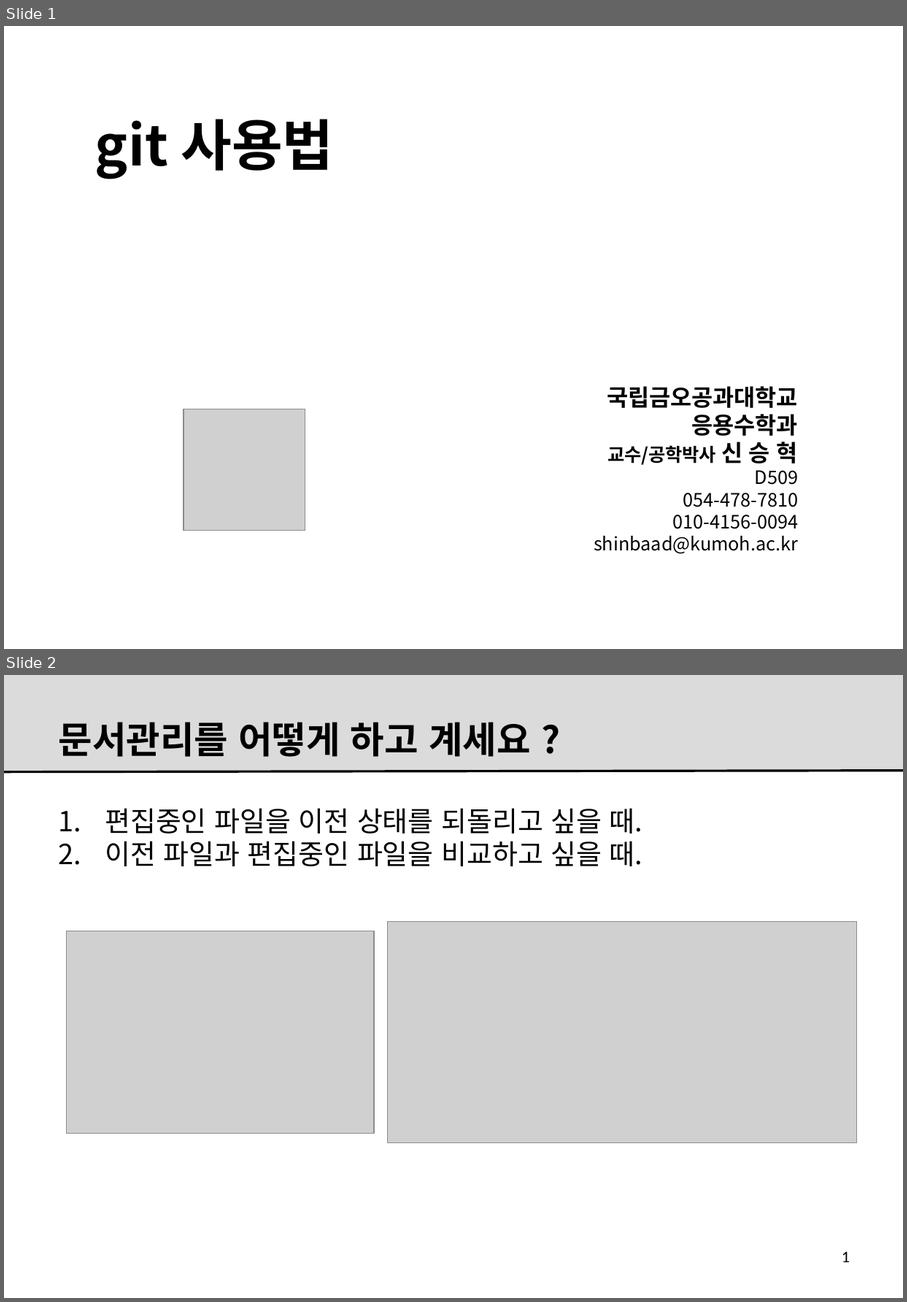
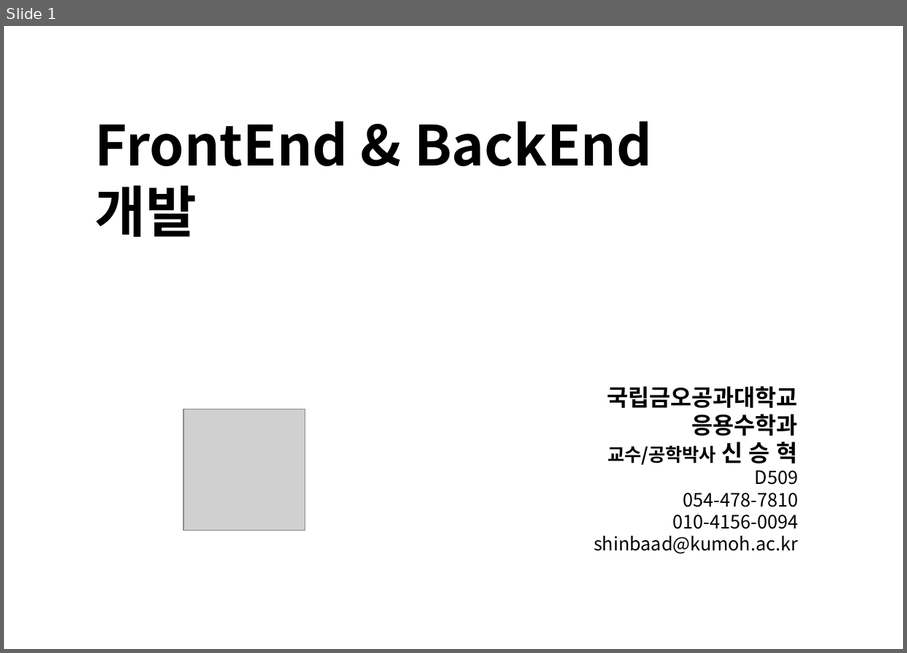
Before and after one commit to kitdvl/CodeX, a slide deck: Lectures/0002.FE.vs.BE.pptx. Shown one above the other, each under a label of ours: slides 1 and 2 before the commit, slide 1 after it. The pictures are 907x1302 and 907x653 pixels, drawn with LibreOffice and Linux fonts; fonts in the diff are those of the drawing; grey boxes stand for pictures; background and template pictures are left out. Boxes give left, top, right and bottom in pixels: in the first picture for what was removed or moved away, otherwise in the second. Text is boxed around its words. In the diff, an @@ line names an element or a change of style, - is before the commit and + after.

```diff
--- a/Lectures/0002.FE.vs.BE.pptx
+++ b/Lectures/0002.FE.vs.BE.pptx
@@ slide 2 removed at bbox=[4, 675, 903, 1298], background #FFFFFF @@
@@ rectangle removed at bbox=[4, 675, 903, 772] @@
@@ title removed at bbox=[59, 722, 531, 757] @@
-문서관리를 어떻게 하고 계세요 ?
@@ line removed from (4, 772) to (903, 771) @@
@@ text removed at bbox=[105, 808, 643, 866] @@
-1. 편집중인 파일을 이전 상태를 되돌리고 싶을 때.
-2. 이전 파일과 편집중인 파일을 비교하고 싶을 때.
@@ picture removed at bbox=[66, 931, 374, 1133] @@
@@ picture removed at bbox=[388, 922, 857, 1144] @@
@@ page number removed at bbox=[842, 1251, 850, 1262] @@
-1
@@ slide 1 changed as well @@
@@ text at bbox=[95, 121, 652, 237]: text changed @@
-git 사용법
+FrontEnd & BackEnd 개발
```
Also in this commit, not shown: 19 slides added, 20 other slides removed, 44 other files.
